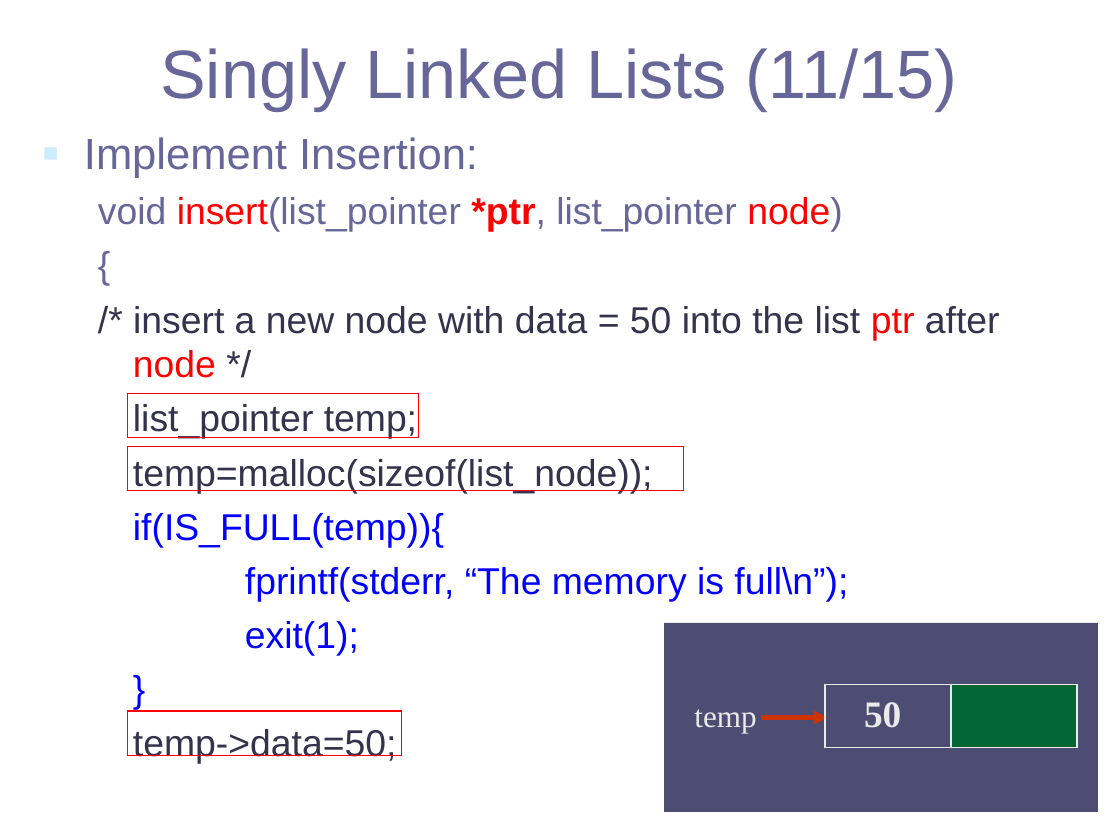
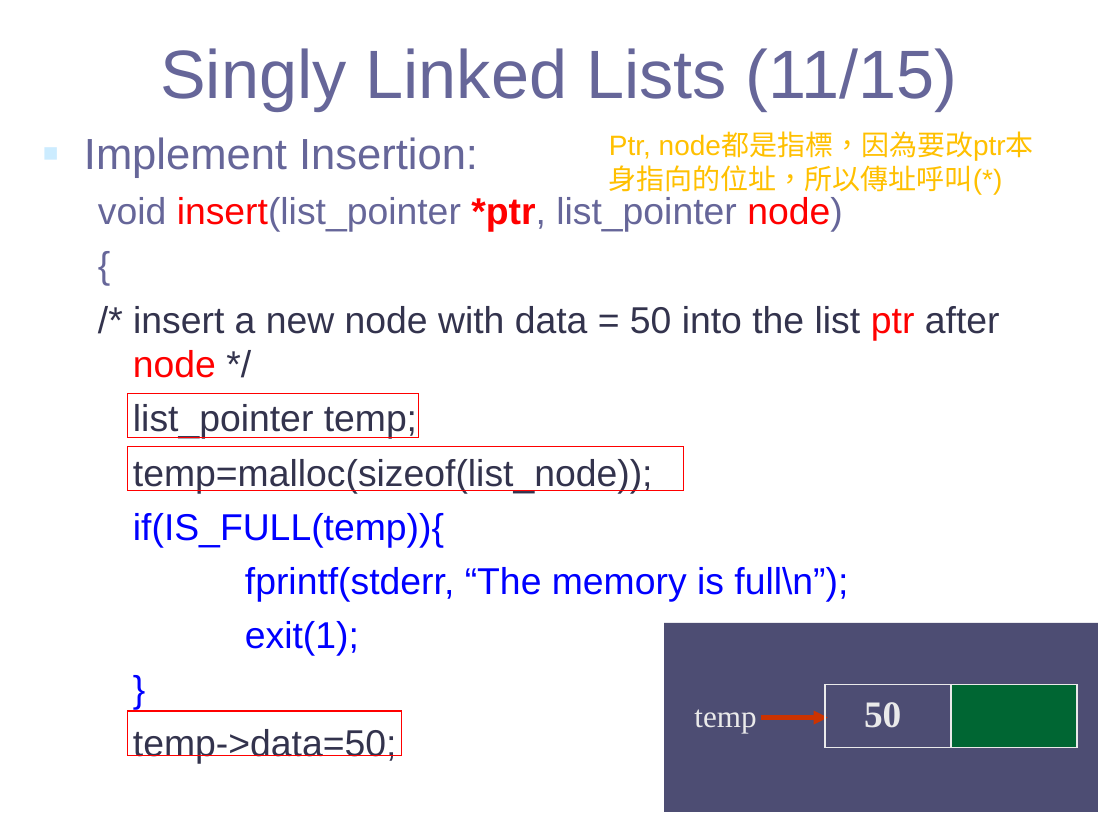
Before and after one commit to weberlu88/2020-NCU-CS-DataStructure, a slide deck: slide 27 of PPT/CH4-1-2020.ppt. Drawn at 1120x840 pixels with LibreOffice and Linux fonts; fonts in the diff are those of the drawing. Boxes give left, top, right and bottom in pixels: in the first picture for what was removed or moved away, otherwise in the second. Text is boxed around its words. In the diff, an @@ line names an element or a change of style, - is before the commit and + after.

```diff
--- a/PPT/CH4-1-2020.ppt
+++ b/PPT/CH4-1-2020.ppt
@@ text added at [609,133,1034,195], 18 pt, text #FFC000 @@
+Ptr, node都是指標，因為要改ptr本身指向的位址，所以傳址呼叫(*)
```
Also in this commit, not shown: 1 other slide changed, 2 other files.
